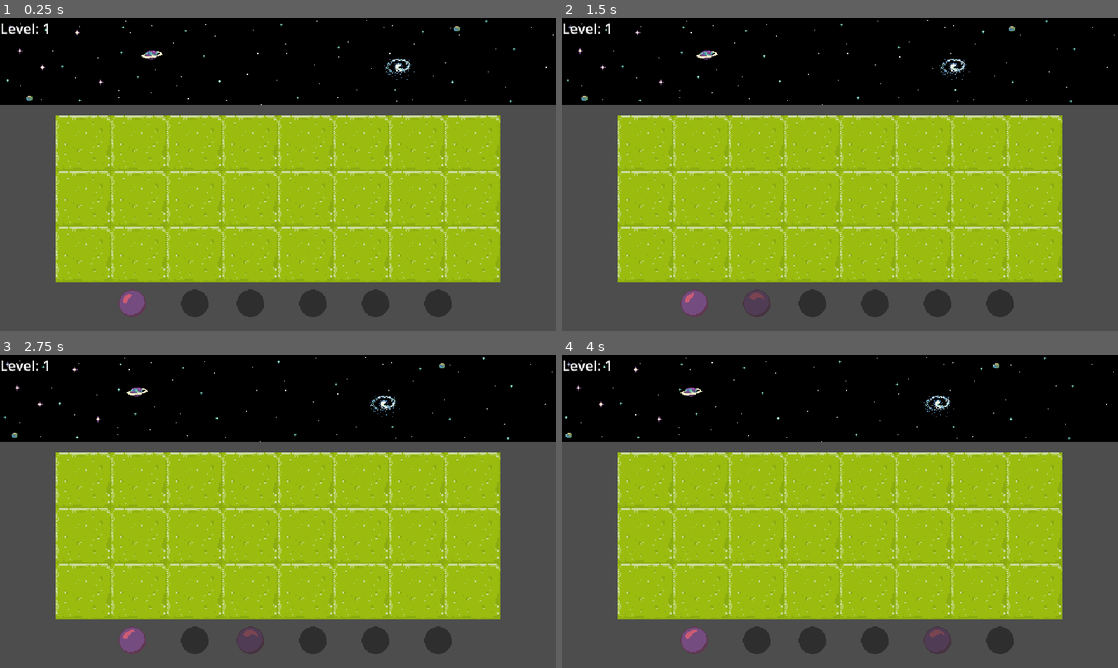
Above: before the commit, frames 1-4 (two rows, left to right).
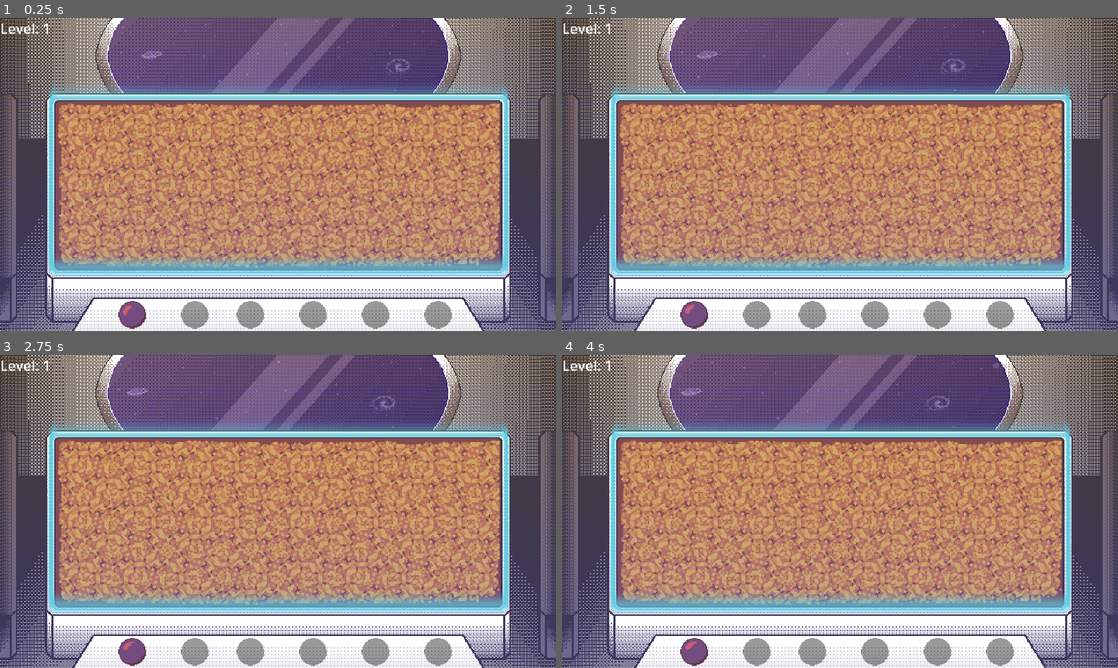
Above: after the commit, the same moments.

Repository: schnuet/ld-54-space-garden
Game: Godot game, scene res://scenes/MainScene.tscn
Same seed, same stepped clock (60 frames per second), same inputs: the game is played once before the commit and once after it.
Inputs (mouse positions are in pixels of both pictures, inside the frame that each line leads up to):
- Up to frame 1 (0.25 s): no input
- Up to frame 2 (1.5 s): move the mouse to (695, 302) at 0.52 s; click (695, 302) at 0.67 s; move the mouse to (756, 302) at 1.27 s; click (756, 302) at 1.42 s
- Up to frame 3 (2.75 s): move the mouse to (250, 639) at 2.02 s; click (250, 639) at 2.17 s
- Up to frame 4 (4 s): move the mouse to (873, 639) at 2.77 s; click (873, 639) at 2.92 s; move the mouse to (940, 639) at 3.52 s; click (940, 639) at 3.67 s

The runs differ from the first frame. In frame 1, 92% of the frame differs, in the area x 0-100%, y 0-100%; in frame 2, 92%; in frame 3, 92%; in frame 4, 92%.

Commit message:
update

Diff:
--- a/autoload/DialogOverlay/DialogOverlay.gd
+++ b/autoload/DialogOverlay/DialogOverlay.gd
@@ -11,12 +11,12 @@
 func do_dialog(lines: Array):
 	panel.show();
 	speech_box.show();
+
 	for line in lines:
 		if line.get("type") == "line":
 			await update_speech(line);
 		elif line.get("type") == "action":
-			await line.get("action").call()
-
+			await line.get("action").call();
 
 	panel.hide();
 	speech_box.hide();
--- a/scenes/MainScene.gd
+++ b/scenes/MainScene.gd
@@ -10,8 +10,9 @@
 	$Menu/PlantButtonToni.disable();
 
 func _process(delta):
-	if $CursorImage.visible == true:
-		$CursorImage.global_position = get_global_mouse_position();
+#	if $CursorImage.visible == true:
+#		$CursorImage.global_position = get_global_mouse_position();
+	pass
 
 func _on_plant_map_level_changed(level_index):
 	$LevelIndex.text = "Level: " + str(level_index + 1);
@@ -27,12 +28,35 @@
 		$Menu/PlantButtonToni.enable();
 
 func _on_cursor_mode_changed(mode):
-	var node_path = "Menu/PlantButton" + mode + "/AnimatedSprite2D";
-	if has_node(node_path):
-		var sprite = get_node(node_path);
-		$CursorImage.sprite_frames = sprite.sprite_frames;
-		$CursorImage.show();
-		$CursorImage.play();
+#	var node_path = "Menu/PlantButton" + mode + "/AnimatedSprite2D";
+#	if has_node(node_path):
+#		var sprite = get_node(node_path);
+#		$CursorImage.sprite_frames = sprite.sprite_frames;
+#		$CursorImage.show();
+#		$CursorImage.play();
+#
+#	else:
+#		$CursorImage.hide();
+	pass
 
-	else:
-		$CursorImage.hide();
+func show_level_intro(level_index):
+	match level_index:
+		0:
+			DialogOverlay.do_dialog([
+				{
+					"actor": "chef",
+					"type": "line",
+					"lines": [
+						"Professor Jeff!",
+						"We're counting on you!",
+						"We've got a fresh shipment of plants from CR708."
+					]
+				},
+				{
+					"actor": "prof",
+					"type": "line",
+					"lines": [
+						"Great! I'm on my way. What do they do?"
+					]
+				}
+			]);
--- a/scenes/MainScene.tscn
+++ b/scenes/MainScene.tscn
@@ -8,8 +8,10 @@
 [ext_resource type="Texture2D" uid="uid://bj0y8kr8fpy1y" path="res://scenes/PlantMap/window/space_window_background_1.png" id="4_fmrr5"]
 [ext_resource type="Texture2D" uid="uid://bxkad7fexhg4d" path="res://scenes/PlantMap/window/space_window_background_2.png" id="5_0kcx8"]
 [ext_resource type="Texture2D" uid="uid://cb6m8nt6tbny1" path="res://scenes/PlantMap/window/space_window_background_3.png" id="6_j386a"]
+[ext_resource type="Texture2D" uid="uid://5jjhndivuet6" path="res://scenes/MainScene/space_garden_spielelayout.png" id="7_gu58d"]
 [ext_resource type="Texture2D" uid="uid://r766y3rtegbm" path="res://scenes/PlantButton/button_standard_.png" id="9_r47t7"]
 [ext_resource type="Texture2D" uid="uid://cwr26ejqi4uj1" path="res://scenes/PlantButton/button_hover_.png" id="10_oghla"]
+[ext_resource type="Texture2D" uid="uid://djgxijeynqaqb" path="res://scenes/MainScene/space_garden_table-light-effectt.png" id="12_tu3v7"]
 
 [sub_resource type="AtlasTexture" id="AtlasTexture_8kvqp"]
 atlas = ExtResource("9_r47t7")
@@ -1632,14 +1634,19 @@
 script = ExtResource("3_5xpoo")
 speed = 7.0
 
+[node name="SpaceGardenSpielelayout" type="Sprite2D" parent="."]
+texture = ExtResource("7_gu58d")
+centered = false
+
 [node name="LevelIndex" type="Label" parent="."]
 offset_right = 40.0
 offset_bottom = 23.0
 
 [node name="PlantMap" parent="." instance=ExtResource("1_7vaon")]
-position = Vector2(64, 112)
+position = Vector2(64, 96)
 
 [node name="Menu" type="Node2D" parent="."]
+position = Vector2(0, 13)
 
 [node name="PlantButtonBHi" parent="Menu" instance=ExtResource("2_bm6uj")]
 position = Vector2(152, 328)
@@ -1688,4 +1695,8 @@
 visible = false
 modulate = Color(1, 1, 1, 0.482353)
 
+[node name="SpaceGardenTable-light-effectt" type="Sprite2D" parent="."]
+texture = ExtResource("12_tu3v7")
+centered = false
+
 [connection signal="level_changed" from="PlantMap" to="." method="_on_plant_map_level_changed"]
--- a/scenes/PlantMap/PlantMap.gd
+++ b/scenes/PlantMap/PlantMap.gd
@@ -1,5 +1,5 @@
 class_name PlantMap
-extends TileMap
+extends Node2D
 
 # 4*6
 signal level_changed(level_index);
@@ -230,7 +230,7 @@
 
 
 		var tile_pos = get_mouse_tile_pos();
-		var tile_id = get_cell_source_id(0, tile_pos);
+		var tile_id = $TileMap.get_cell_source_id(0, tile_pos);
 		print("map click at", tile_pos);
 
 		if (tile_id != -1):
--- a/scenes/PlantMap/PlantMap.tscn
+++ b/scenes/PlantMap/PlantMap.tscn
@@ -150,12 +150,15 @@
 [sub_resource type="RectangleShape2D" id="RectangleShape2D_ygisn"]
 size = Vector2(320, 64)
 
-[node name="PlantMap" type="TileMap" groups=["plant_map"]]
+[node name="PlantMap" type="Node2D"]
+script = ExtResource("2_wec6l")
+
+[node name="TileMap" type="TileMap" parent="." groups=["plant_map"]]
+modulate = Color(1, 1, 1, 0)
 tile_set = SubResource("TileSet_gekju")
 format = 2
 layer_0/name = "Main"
 layer_0/tile_data = PackedInt32Array(65540, 0, 0, 131077, 0, 0, 65541, 0, 0, 131076, 0, 0, 65538, 0, 0, 65539, 0, 0, 65 …(205 unchanged characters)…
-script = ExtResource("2_wec6l")
 
 [node name="MouseCollider" type="Area2D" parent="."]
 
@@ -166,6 +169,38 @@
 
 [node name="Plants" type="Node2D" parent="."]
 
+[node name="Blocker1" type="Area2D" parent="." groups=["blocker"]]
+position = Vector2(64, 0)
+script = ExtResource("4_cnkhr")
+
+[node name="CollisionShape2D" type="CollisionShape2D" parent="Blocker1"]
+position = Vector2(64, 96)
+shape = SubResource("RectangleShape2D_3qq1v")
+
+[node name="Blocker2" type="Area2D" parent="." groups=["blocker"]]
+position = Vector2(192, 0)
+script = ExtResource("5_15xdm")
+
+[node name="CollisionShape2D" type="CollisionShape2D" parent="Blocker2"]
+position = Vector2(64, 64)
+shape = SubResource("RectangleShape2D_y0s2m")
+
+[node name="Blocker3" type="Area2D" parent="." groups=["blocker"]]
+position = Vector2(320, 0)
+script = ExtResource("6_qbg0e")
+
+[node name="CollisionShape2D" type="CollisionShape2D" parent="Blocker3"]
+position = Vector2(96, 64)
+shape = SubResource("RectangleShape2D_ydifu")
+
+[node name="Blocker4" type="Area2D" parent="." groups=["blocker"]]
+position = Vector2(192, 128)
+script = ExtResource("7_1y28p")
+
+[node name="CollisionShape2D" type="CollisionShape2D" parent="Blocker4"]
+position = Vector2(160, 32)
+shape = SubResource("RectangleShape2D_ygisn")
+
 [node name="BuildCursor" type="Node2D" parent="."]
 visible = false
 
@@ -173,36 +208,4 @@
 offset_right = 60.0
 offset_bottom = 59.0
 
-[node name="Blocker1" type="Area2D" parent="." groups=["blocker"]]
-position = Vector2(64, 0)
-script = ExtResource("4_cnkhr")
-
-[node name="CollisionShape2D" type="CollisionShape2D" parent="Blocker1"]
-position = Vector2(64, 96)
-shape = SubResource("RectangleShape2D_3qq1v")
-
-[node name="Blocker2" type="Area2D" parent="." groups=["blocker"]]
-position = Vector2(192, 0)
-script = ExtResource("5_15xdm")
-
-[node name="CollisionShape2D" type="CollisionShape2D" parent="Blocker2"]
-position = Vector2(64, 64)
-shape = SubResource("RectangleShape2D_y0s2m")
-
-[node name="Blocker3" type="Area2D" parent="." groups=["blocker"]]
-position = Vector2(320, 0)
-script = ExtResource("6_qbg0e")
-
-[node name="CollisionShape2D" type="CollisionShape2D" parent="Blocker3"]
-position = Vector2(96, 64)
-shape = SubResource("RectangleShape2D_ydifu")
-
-[node name="Blocker4" type="Area2D" parent="." groups=["blocker"]]
-position = Vector2(192, 128)
-script = ExtResource("7_1y28p")
-
-[node name="CollisionShape2D" type="CollisionShape2D" parent="Blocker4"]
-position = Vector2(160, 32)
-shape = SubResource("RectangleShape2D_ygisn")
-
 [connection signal="input_event" from="MouseCollider" to="." method="_on_mouse_collider_input_event"]
Not shown: 1 places in scenes/MainScene.tscn that only renumber resources
Binary file added: scenes/MainScene/space_garden_spielelayout.png
Not shown, added: scenes/MainScene/space_garden_spielelayout.png.import
Binary file added: scenes/MainScene/space_garden_table-light-effectt.png
Not shown, added: scenes/MainScene/space_garden_table-light-effectt.png.import
